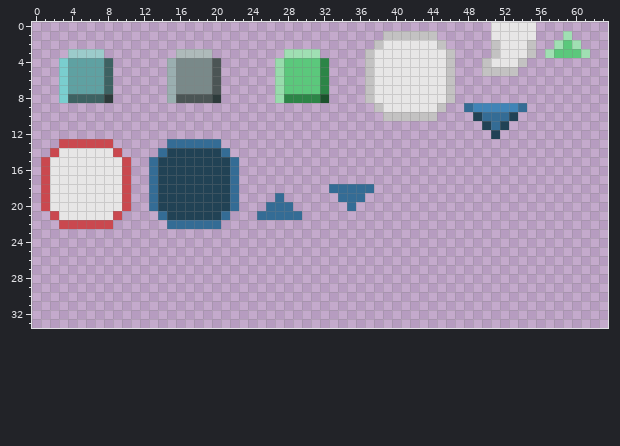
Pixel-art sprite: res/ui.png. That is the earlier state.
The file is 64x64 pixels. Colours within 5 levels of each other are drawn and written as one. Shown: x 0..63, y 0..33.
The result:
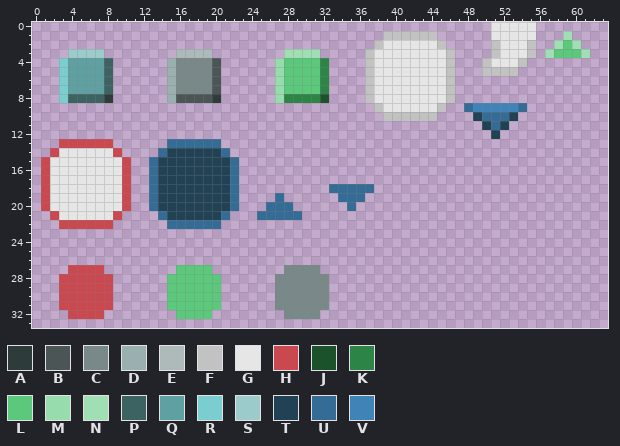
Palette (. is transparent): A #2d3b3b  B #4b5555  C #798989  D #9aafb0  E #aebaba  F #c3c2c2  G #e7e6e6  H #ca484f  J #1b522c  K #2c8547  L #5bc87c  M #97dcac  N #a0dfb3  P #3d6262  Q #5fa1a2  R #7acecf  S #9ccbcb  T #214255  U #346c95  V #4084b7
Diff:
y 27: x 4..7 .... -> HHHH; x 16..19 .... -> LLLL; x 28..31 .... -> CCCC
y 28..31: x 3..8 ...... -> HHHHHH; x 15..20 ...... -> LLLLLL; x 27..32 ...... -> CCCCCC
y 32: x 4..7 .... -> HHHH; x 16..19 .... -> LLLL; x 28..31 .... -> CCCC
Boxes around the changes in both pictures, in picture pixels (x1, y1, x2, y2):
added: (59, 265, 113, 319)
added: (167, 265, 221, 319)
added: (275, 265, 329, 319)
